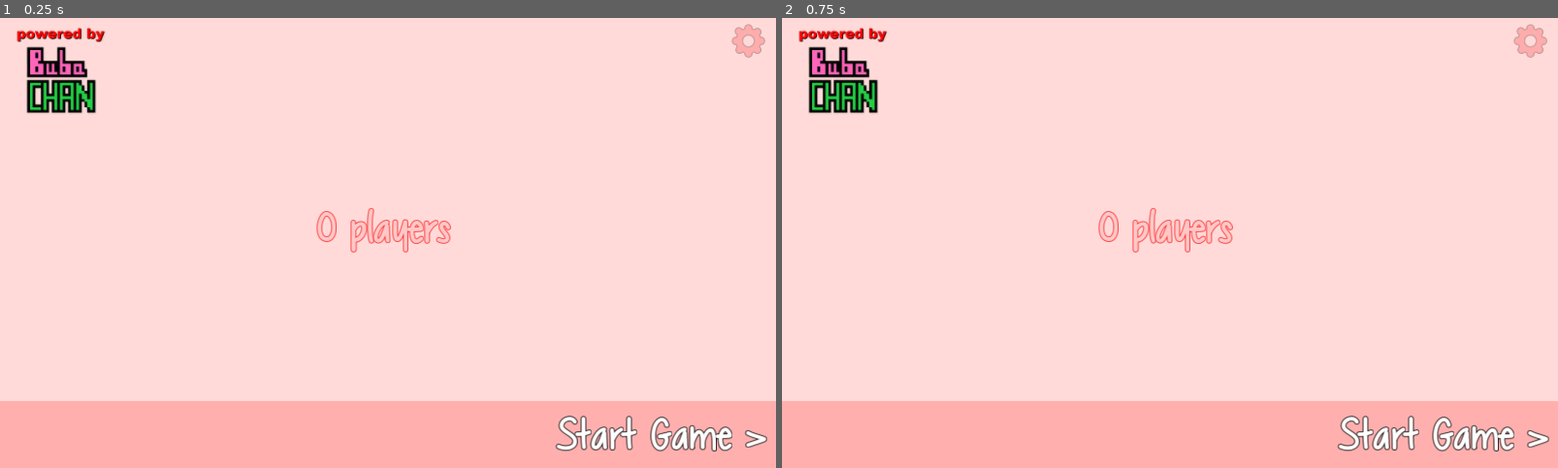
Above: before the commit, frames 1-2 (left to right).
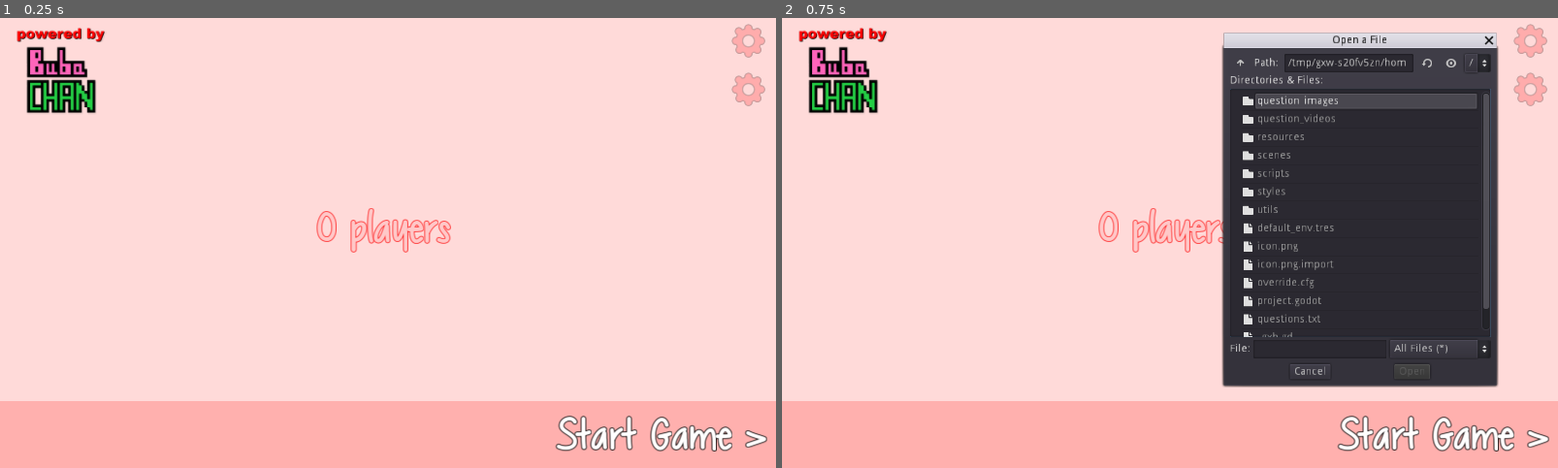
Above: after the commit, the same moments.

Repository: darkclif/QuizSoftwareServer
Game: Godot game, scene res://scenes/base/main.tscn
The game is run twice, just before and just after one commit, with the same random seed, the same clock (stepped at 60 frames per second) and the same inputs. The engine's default icon, where the game draws it, is replaced by a stand-in: a white triangle on a blue panel in a dark square.
Inputs (mouse positions are in pixels of both pictures, inside the frame that each line leads up to):
- Up to frame 1 (0.25 s): no input
- Up to frame 2 (0.75 s): click (1526, 90) at 0.52 s

The runs differ from the first frame. In frame 1, 0.2% of the frame differs, in the area x 94-99%, y 12-20%; in frame 2, 28%, in the area x 56-99%, y 3-83%.

Commit message:
Add save and loading functionality

Diff:
--- a/scenes/additional/player_card.gd
+++ b/scenes/additional/player_card.gd
@@ -36,6 +36,7 @@
 	# Other cards refs
 	PlayerRef = player
 	self.update_data()
+	self.update_connected()
 
 func update_data():
 	# Set this card data
--- a/scenes/additional/player_card.tscn
+++ b/scenes/additional/player_card.tscn
@@ -4,7 +4,6 @@
 [ext_resource path="res://resources/icons/mask_shader.tres" type="Material" id=2]
 [ext_resource path="res://icon.png" type="Texture" id=3]
 [ext_resource path="res://scenes/additional/player_card.gd" type="Script" id=4]
-
 
 [sub_resource type="DynamicFont" id=1]
 size = 30
--- a/scenes/additional/player_card_small.gd
+++ b/scenes/additional/player_card_small.gd
@@ -64,6 +64,7 @@
 	self.PlayerRef = player
 	self.OtherIconsList = other_icons
 	self.update_data()
+	self.update_connected()
 
 func go_to(pos):
 	# Go to position of answer box
--- a/scenes/additional/player_card_small.tscn
+++ b/scenes/additional/player_card_small.tscn
@@ -6,8 +6,7 @@
 [ext_resource path="res://icon.png" type="Texture" id=4]
 [ext_resource path="res://scenes/additional/player_card_small.gd" type="Script" id=5]
 
-
-[sub_resource type="DynamicFont" id=4]
+[sub_resource type="DynamicFont" id=1]
 size = 65
 use_mipmaps = true
 use_filter = true
--- a/scenes/additional/player_cloud_card.gd
+++ b/scenes/additional/player_cloud_card.gd
@@ -58,6 +58,7 @@
 	CloudPtr = players_cloud
 	PlayerRef = player
 	self.update_data()
+	self.update_connected()
 
 func update_data():
 	# Set this card data
--- a/scenes/base/main.gd
+++ b/scenes/base/main.gd
@@ -37,3 +37,12 @@
 
 func _on_btnSettings_pressed():
 	self.show_settings()
+
+func _on_btnOpenFile_pressed():
+	$"openFileDialog".popup()
+
+func _on_openFileDialog_file_selected(path):
+	if GameState.load_from_file(path):
+		$"labInfo".text = "Save loaded: %s" % str(path)
+	else:
+		$"labInfo".text = "Failed to load, check console: %s" % str(path)
--- a/scenes/base/main.tscn
+++ b/scenes/base/main.tscn
@@ -1,10 +1,18 @@
-[gd_scene load_steps=6 format=2]
+[gd_scene load_steps=8 format=2]
 
 [ext_resource path="res://scenes/base/main.gd" type="Script" id=1]
 [ext_resource path="res://scenes/additional/players_cloud.tscn" type="PackedScene" id=2]
 [ext_resource path="res://resources/fonts/dfont_big_menu.tres" type="DynamicFont" id=3]
 [ext_resource path="res://resources/tools.png" type="Texture" id=4]
 [ext_resource path="res://resources/powered_by.png" type="Texture" id=5]
+[ext_resource path="res://resources/font_chocolate_bold.ttf" type="DynamicFontData" id=6]
+
+[sub_resource type="DynamicFont" id=1]
+size = 32
+outline_size = 2
+use_mipmaps = true
+use_filter = true
+font_data = ExtResource( 6 )
 
 [node name="main" type="Control"]
 anchor_right = 1.0
@@ -12,6 +20,22 @@
 script = ExtResource( 1 )
 __meta__ = {
 "_edit_lock_": true,
+"_edit_use_anchors_": false
+}
+
+[node name="openFileDialog" type="FileDialog" parent="."]
+anchor_left = 1.0
+anchor_right = 1.0
+margin_left = -441.0
+margin_top = 46.0
+margin_right = -81.0
+margin_bottom = 491.0
+window_title = "Load save file"
+mode = 0
+access = 2
+current_dir = "/1_Coding/1_godot/QuizSoft/QuizSoftServer"
+current_path = "/1_Coding/1_godot/QuizSoft/QuizSoftServer/"
+__meta__ = {
 "_edit_use_anchors_": false
 }
 
@@ -76,6 +100,20 @@
 "_edit_use_anchors_": false
 }
 
+[node name="btnOpenFile" type="TextureButton" parent="."]
+modulate = Color( 1, 0.678431, 0.678431, 1 )
+anchor_left = 1.0
+anchor_right = 1.0
+margin_left = -73.0
+margin_top = 64.0
+margin_bottom = 137.0
+texture_normal = ExtResource( 4 )
+expand = true
+__meta__ = {
+"_edit_lock_": true,
+"_edit_use_anchors_": false
+}
+
 [node name="TextureRect" type="TextureRect" parent="."]
 margin_left = 9.51407
 margin_top = 6.60304
@@ -88,5 +126,20 @@
 "_edit_lock_": true,
 "_edit_use_anchors_": false
 }
+
+[node name="labInfo" type="Label" parent="."]
+anchor_left = 0.00390625
+anchor_top = 0.796667
+anchor_right = 0.694336
+anchor_bottom = 0.845
+custom_fonts/font = SubResource( 1 )
+custom_colors/font_color = Color( 0, 0, 0, 1 )
+valign = 1
+__meta__ = {
+"_edit_lock_": true,
+"_edit_use_anchors_": true
+}
+[connection signal="file_selected" from="openFileDialog" to="." method="_on_openFileDialog_file_selected"]
 [connection signal="gui_input" from="labStartGame" to="." method="_on_labStartGame_gui_input"]
 [connection signal="pressed" from="btnSettings2" to="." method="_on_btnSettings_pressed"]
+[connection signal="pressed" from="btnOpenFile" to="." method="_on_btnOpenFile_pressed"]
--- a/scenes/debug/question_debug.gd
+++ b/scenes/debug/question_debug.gd
@@ -1,7 +1,7 @@
 extends Control
 
 # Scenes
-const PlayerIconSmallScene = preload("res://scenes/in_game/player_card_small.tscn")
+const PlayerIconSmallScene = preload("res://scenes/additional/player_card_small.tscn")
 const COLOR_BLUE = Color8(150.0, 180.0, 255.0, 255.0)
 
 # Question internal states
--- a/scenes/debug/question_debug.tscn
+++ b/scenes/debug/question_debug.tscn
@@ -6,10 +6,6 @@
 [ext_resource path="res://scenes/debug/question_debug.gd" type="Script" id=4]
 [ext_resource path="res://icon.png" type="Texture" id=5]
 [ext_resource path="res://utils/video_wrapper.tscn" type="PackedScene" id=6]
-
-
-
-
 
 [sub_resource type="DynamicFont" id=1]
 size = 22
--- a/scripts/player.gd
+++ b/scripts/player.gd
@@ -87,6 +87,12 @@
 
 	return PlayerData
 
+func load_from_serialized(dict):
+	self.DeviceUID 	= dict['uid']
+	self.Nick 		= dict['name']
+	self.IconId 	= dict['icon_id']
+	self.Points 	= dict['points']
+
 ####################################################################
 #	STATISTICS
 ####################################################################
--- a/scripts/singletons/game_state.gd
+++ b/scripts/singletons/game_state.gd
@@ -99,6 +99,52 @@
 	SaveFile.store_buffer(JSON.print(SaveData).to_utf8())
 	SaveFile.close()
 
+func load_from_file(file_src : String):
+	var LoadFile = File.new()
+	LoadFile.open(file_src, File.READ)
+
+	if not LoadFile.is_open():
+		self.add_console_line("[ERROR] Cannot load from given file '%s'." % file_src)
+		return false
+
+	# Load JSON from file
+	var saveText = LoadFile.get_as_text()
+	var resultJSON = JSON.parse(saveText)
+
+	if resultJSON.error != OK:
+		self.add_console_line("[ERROR] Save file loaded but cannot parse JSON. '%s'" % file_src)
+		return false
+
+	# Assign save
+	var saveDict = resultJSON.result
+	self.AnsweredQuestionsIds = saveDict['questions']
+
+	for pData in saveDict['players']:
+		self.add_console_line("[INFO] Loaded player '%s' from a save file." % pData['name'])
+		var player = self.get_player_with_uid(pData['uid'])
+
+		if player != null:
+			# Update existing player information
+			# (player may connect right before we load save-file)
+			player.load_from_serialized(pData)
+		else:
+			# Just add new player and wait for him to connect
+			player = playerClass.new()
+			player.load_from_serialized(pData)
+			player.Connected = false
+			NetworkState.create_tcp_connection(player)
+
+			self.players.append(player)
+			self.emit_signal("LOGIC_NEW_PLAYER", player)
+
+	return true
+
+func get_player_with_uid(uid):
+	for p in self.players:
+		if p.DeviceUID == uid:
+			return p
+	return null
+
 ####################################################################
 #	DEBUG
 ####################################################################
@@ -183,8 +229,23 @@
 	self.CurrentQuestionID = 0
 
 	# Load question database
-	QuestionDatabase = ResourceManager.get_question_database()
-	QuestionDatabase.shuffle()
+	self.QuestionDatabase = ResourceManager.get_question_database()
+	self.QuestionDatabase.shuffle()
+
+	# Delete answered questions (if save-file loaded)
+	var TrimmedQuestionDatabase = []
+	for q in self.QuestionDatabase:
+		if not q.has('id'):
+			self.add_console_line("[WARNING] Question loaded from file does not have 'id' field.")
+			continue
+
+		if not(int(q['id']) in self.AnsweredQuestionsIds):
+			TrimmedQuestionDatabase.append(q)
+
+	if TrimmedQuestionDatabase.size() > 0:
+		self.QuestionDatabase = TrimmedQuestionDatabase
+	else:
+		self.add_console_line("[WARNING] Probably loaded save with all questions answered. Skipping this data.")
 
 	# Push scene
 	if self.CurrentQuestionID < self.QuestionDatabase.size():
--- a/scripts/singletons/network_state.gd
+++ b/scripts/singletons/network_state.gd
@@ -102,13 +102,19 @@
 func add_console_line(line):
 	GameState.add_console_line(line)
 
+func create_tcp_connection(player):
+	# When you load save-file you need to create tcp connection for
+	# each loaded player that is not yet connected to game.
+	if not tcpPlayers.has(player):
+		tcpPlayers[player] = null
+
 func move_connection_to_main_list(ip, player):
 	# Move connection from awaiting list to players list
 	if not tcpAwaiting.has(ip):
 		add_console_line("Cannot assign connection to player. Invalid IP adress. (%s)" % str(ip))
 		return
 
-	# Correct
+	# Correct tcp socket
 	tcpPlayers[player] = tcpAwaiting[ip]
 	tcpAwaiting.erase(ip)
 
@@ -195,6 +201,10 @@
 	# Player connections
 	for player in self.tcpPlayers:
 		var conn = tcpPlayers[player]
+
+		# Skip present players but
+		if not conn:
+			continue
 
 		# Inform that the player lost connection
 		var ConnectedFlag = conn.get_stream_peer().is_connected_to_host()
Not shown: 1 places in scenes/additional/player_card_small.tscn that only renumber resources
